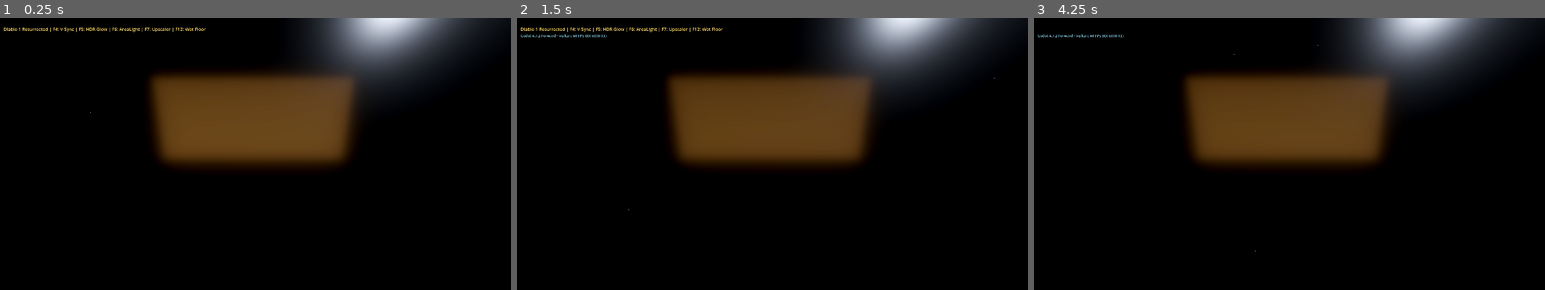
Above: before the commit, frames 1-3 (left to right).
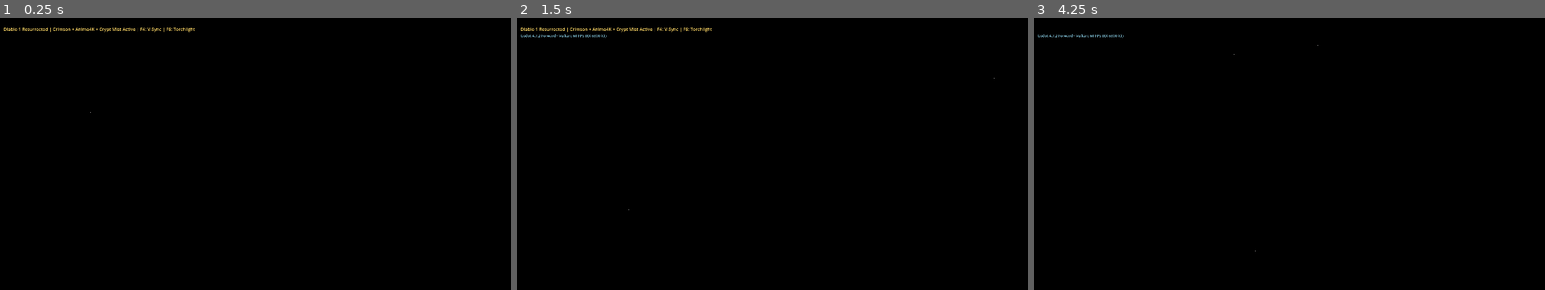
Above: after the commit, the same moments.

Repository: banyartibi/Diablo1Resurrected
Game: Godot game, scene res://scenes/main_3d.tscn
Two runs of this game, one before a commit and one after it. Both use one fixed random seed, a clock stepped at 60 frames per second and the inputs below.
Inputs (mouse positions are in pixels of both pictures, inside the frame that each line leads up to):
- Up to frame 1 (0.25 s): no input
- Up to frame 2 (1.5 s): tap Enter at 0.5, 0.6 s; move the mouse to (884, 148) at 0.52 s; hold Right 0.53-1.28 s; click (884, 148) at 0.67 s; tap Space at 0.77, 1.25 s; move the mouse to (665, 178) at 1.27 s; hold Down from 1.28 s (still down); tap Tab at 1.35 s
- Up to frame 3 (4.25 s): tap Space at 1.52, 2.75, 3.02, 3.77 s; tap Enter at 2, 3.5 s; move the mouse to (1340, 99) at 2.02 s; release Down at 2.03 s; hold Right 2.03-2.78 s; tap Backspace at 2.1 s; move the mouse to (1263, 222) at 2.77 s; hold Up 2.78-3.53 s; tap 0 at 2.85 s; click (1263, 222) at 2.92 s; move the mouse to (1442, 205) at 3.52 s; hold A from 3.53 s (still down); tap 9 at 3.6 s

The runs differ from the first frame. In frame 1, 21% of the frame differs, in the area x 10-98%, y 0-56%; in frame 2, 21%; in frame 3, 21%.

Commit message:
Fix lighting: eliminate ugly AreaLight orange rectangle, remove top-right white glare, set Anime4K Ultra Thin Lines and Hellish Crimson as defaults, tone down wet cobblestone specular

Diff:
--- a/godot_d1_3d/scenes/main_3d.tscn
+++ b/godot_d1_3d/scenes/main_3d.tscn
@@ -68,11 +68,21 @@
 material_override = SubResource("ShaderMaterial_d1")
 mesh = SubResource("QuadMesh_d1")
 
-[node name="GothicMoonLight" type="DirectionalLight3D" parent="."]
-transform = Transform3D(0.866, -0.25, 0.433, 0, 0.866, 0.5, -0.5, -0.433, 0.75, 0, 2, 5)
-light_color = Color(0.85, 0.90, 1.0, 1)
-light_energy = 0.20
+[node name="GothicAmbientLight" type="DirectionalLight3D" parent="."]
+transform = Transform3D(1, 0, 0, 0, 0.866025, 0.5, 0, -0.5, 0.866025, 0, 3, 6)
+light_color = Color(0.92, 0.70, 0.45, 1)
+light_energy = 0.08
+light_specular = 0.0
 shadow_enabled = false
+
+[node name="HeroTorchLight" type="OmniLight3D" parent="."]
+transform = Transform3D(1, 0, 0, 0, 1, 0, 0, 0, 1, 0, 0, 2.8)
+light_color = Color(1.0, 0.74, 0.40, 1)
+light_energy = 0.60
+light_specular = 0.15
+omni_range = 9.5
+omni_attenuation = 1.8
+
 
 [node name="DungeonEmbers3D" type="GPUParticles3D" parent="."]
 transform = Transform3D(1, 0, 0, 0, 1, 0, 0, 0, 1, 0, 0, 0.5)
--- a/godot_d1_3d/scripts/bridge_receiver.gd
+++ b/godot_d1_3d/scripts/bridge_receiver.gd
@@ -18,12 +18,12 @@
 var vsync_enabled: bool = true          # Default: ON (Smooth 144Hz Monitor Sync)
 var show_fps: bool = true               # Default: ON (Immediate performance readout)
 var current_fog_mode: int = 1           # Default: 1 = Crypt Mist (Subtle Dungeon Atmosphere)
-var current_color_profile: int = 0      # Default: 0 = Vanilla (1996 Classic, HUD bypassed)
-var current_upscaler_mode: int = 0      # Default: 0 = AMD FidelityFX CAS
+var current_color_profile: int = 2      # Default: 2 = Hellish Crimson (Warm Blood-Amber, HUD bypassed)
+var current_upscaler_mode: int = 2      # Default: 2 = Anime4K Ultra Thin Lines & Vector Contours
 var current_relief_mode: int = 3        # Default: 3 = Deep 3D Embossed Contour & Normal Relief
 var engine_torches: bool = true         # Default: ON (Comprehensive 3.5x HDR Glow & Fire)
-var area_light_mode: int = 1            # Default: 1 = Dungeon Ambience (0: OFF, 1: Ambience, 2: Hero Follow)
-var wet_floor: bool = true              # Default: ON (Wet Cobblestone PBR Reflections)
+var hero_light_enabled: bool = true     # Default: ON (Soft Natural Dungeon Torchlight, No Ugly Rectangles!)
+var wet_floor: bool = true              # Default: ON (Wet Cobblestone PBR Reflections, Soft Specular)
 var playfield_zoom: float = 1.0
 
 var current_zoom_step: int = 1          # Default: 1.5x (Balanced View)
@@ -35,29 +35,27 @@
 	"3.0x (Epikus Makró / Macro Close)"
 ]
 
-# Godot 4.7 AreaLight3D Node
-var area_light: AreaLight3D
 var player_target_pos: Vector2 = Vector2.ZERO
 
 var upscaler_names = [
-	"Upscaler [F7]: AMD FidelityFX CAS Super-Resolution (Default)",
+	"Upscaler [F7]: AMD FidelityFX CAS Super-Resolution",
 	"Upscaler [F7]: Anime4K / Neural Spatial CNN (Edge Reconstruction)",
-	"Upscaler [F7]: Anime4K Ultra Thin Lines & Vector Contours",
+	"Upscaler [F7]: Anime4K Ultra Thin Lines & Vector Contours (Default)",
 	"Upscaler [F7]: 8K Catmull-Rom Bicubic Spline (Continuous Curves)",
 	"Upscaler [F7]: Native 1:1 Direct Retro Pixel-Art"
 ]
 
 var color_names = [
 	"Vanilla (1996 Classic 32-bit - HUD Untouched)",
-	"Dark Gothic (Refined OLED Deep Shadow)",
-	"Hellish Crimson (Warm Blood-Amber)",
+	"Dark Gothic (Refined Gentle OLED Shadow)",
+	"Hellish Crimson (Warm Blood-Amber - Default)",
 	"Crypt Cyan (Gothic Cold Chill)",
 	"Desaturated Noir (Grimdark Film)"
 ]
 
 var fog_names = [
 	"Atmospheric Fog: OFF",
-	"Atmospheric Fog: Crypt Mist (Subtle Dungeon Pára)",
+	"Atmospheric Fog: Crypt Mist (Subtle Dungeon Pára - Default)",
 	"Atmospheric Fog: Dense Drift (Hellfire Smoke)"
 ]
 
@@ -69,12 +67,6 @@
 	"3D Surface Relief [F11]: Mode 4 (Extreme Sculpted 3D Relief)"
 ]
 
-var area_light_names = [
-	"Godot 4.7 AreaLight3D [F6]: DISABLED",
-	"Godot 4.7 AreaLight3D [F6]: Dungeon Ambience (Broad Soft Light Shafts)",
-	"Godot 4.7 AreaLight3D [F6]: Dynamic Hero Tracking (Light Follows Player)"
-]
-
 var osd_label: Label
 var osd_timer: float = 0.0
 var fps_label: Label
@@ -86,6 +78,9 @@
 	DisplayServer.window_set_mode(DisplayServer.WINDOW_MODE_FULLSCREEN)
 	DisplayServer.window_move_to_foreground()
 	DisplayServer.window_set_vsync_mode(DisplayServer.VSYNC_ENABLED if vsync_enabled else DisplayServer.VSYNC_DISABLED)
+
+	if not hero_light:
+		hero_light = get_node_or_null("HeroTorchLight")
 
 	# Solid Flat 2D Viewport setup (pure clean fullscreen)
 	if mesh_instance:
@@ -101,12 +96,12 @@
 		camera.rotation_degrees = Vector3.ZERO
 
 	setup_osd()
-	setup_area_light()
 	apply_upscaler_mode()
 	update_fog_mode()
-
-	show_osd("Diablo 1 Resurrected | F4: V-Sync | F5: HDR Glow | F6: AreaLight | F7: Upscaler | F12: Wet Floor", 4.0)
-	print("[Godot-D1 Bridge] Receiver initialized with user defaults. CAS, Crypt Mist, Deep 3D & VSync active.")
+	update_torch_light()
+
+	show_osd("Diablo 1 Resurrected | Crimson + Anime4K + Crypt Mist Active | F4: V-Sync | F6: Torchlight", 4.0)
+	print("[Godot-D1 Bridge] Receiver initialized with user defaults. Anime4K, Crimson, Crypt Mist & Deep 3D active.")
 
 func setup_osd():
 	var canvas = CanvasLayer.new()
@@ -130,30 +125,14 @@
 	fps_label.visible = show_fps
 	canvas.add_child(fps_label)
 
-func setup_area_light():
-	area_light = AreaLight3D.new()
-	area_light.name = "GothicAreaLight"
-	area_light.light_color = Color(1.0, 0.72, 0.38, 1.0) # Warm gothic amber/torchlight
-	area_light.light_energy = 1.35
-	area_light.light_volumetric_fog_energy = 0.90 # Illuminates the dense smoke with soft rectangular beam!
-	area_light.area_size = Vector2(8.0, 3.5)
-	area_light.area_range = 14.0
-	area_light.position = Vector3(0.0, 1.8, 3.2)
-	area_light.rotation_degrees = Vector3(-25.0, 0.0, 0.0)
-	add_child(area_light)
-	update_area_light_mode()
-
-func update_area_light_mode():
-	if not area_light: return
-	if area_light_mode == 0:
-		area_light.visible = false
-	elif area_light_mode == 1:
-		area_light.visible = true
-		area_light.position = Vector3(0.0, 1.8, 3.2)
-		area_light.area_size = Vector2(8.0, 3.5)
-	elif area_light_mode == 2:
-		area_light.visible = true
-		area_light.area_size = Vector2(4.5, 3.0)
+func update_torch_light():
+	if hero_light:
+		hero_light.visible = hero_light_enabled
+		hero_light.light_color = Color(1.0, 0.74, 0.40, 1.0) # Warm gothic amber
+		hero_light.light_energy = 0.55
+		hero_light.light_specular = 0.12 # Soft natural glint, no blinding white hotspot
+		hero_light.omni_range = 9.5
+		hero_light.omni_attenuation = 1.8
 
 func show_osd(text: String, duration: float = 2.5):
 	if osd_label:
@@ -201,12 +180,12 @@
 	if not vp: return
 
 	if current_upscaler_mode == 0:
-		# AMD FidelityFX CAS Super-Resolution (Default)
+		# AMD FidelityFX CAS Super-Resolution
 		vp.scaling_3d_mode = Viewport.SCALING_3D_MODE_FSR
 		vp.scaling_3d_scale = 1.0
 		vp.fsr_sharpness = 1.2
 	elif current_upscaler_mode in [1, 2]:
-		# Anime4K Neural Edge / Thin Lines
+		# Anime4K Neural Edge / Ultra Thin Lines (Default)
 		vp.scaling_3d_mode = Viewport.SCALING_3D_MODE_BILINEAR
 		vp.scaling_3d_scale = 1.0
 	elif current_upscaler_mode == 3:
@@ -253,13 +232,12 @@
 	frame_counter += 1
 	fps_timer += delta
 
-	if area_light and area_light_mode > 0:
-		var flicker = 1.30 + 0.14 * sin(time_accum * 4.5) * cos(time_accum * 2.2)
-		area_light.light_energy = flicker
-		if area_light_mode == 2:
-			# Dynamic hero tracking: smoothly lerp towards player target position
-			var target_3d = Vector3(player_target_pos.x, player_target_pos.y + 0.8, 3.0)
-			area_light.position = area_light.position.lerp(target_3d, delta * 4.0)
+	if hero_light and hero_light_enabled:
+		# Organic soft torch breathing flicker
+		var flicker = 0.55 + 0.08 * sin(time_accum * 4.8) * cos(time_accum * 2.3)
+		hero_light.light_energy = flicker
+		# Keep light gently centered on the playfield
+		hero_light.position = Vector3(0.0, 0.3, 2.8)
 
 	if fps_timer >= 1.0:
 		current_fps = frame_counter
@@ -305,7 +283,6 @@
 	var _zoom_mode = file.get_32()
 	var _torch_count = file.get_32()
 
-	# Update player target coordinate in 3D world space
 	if px > 0.0 or py > 0.0:
 		player_target_pos = Vector2((px / 112.0 - 0.5) * 8.0, (py / 112.0 - 0.5) * -4.5)
 
@@ -359,9 +336,9 @@
 			show_osd("[F5] Engine 3D Torches & HDR Glow: " + ("ENABLED (3.5x HDR Bloom)" if engine_torches else "DISABLED"))
 			return
 		elif event.keycode == KEY_F6:
-			area_light_mode = (area_light_mode + 1) % area_light_names.size()
-			update_area_light_mode()
-			show_osd(area_light_names[area_light_mode])
+			hero_light_enabled = !hero_light_enabled
+			update_torch_light()
+			show_osd("[F6] Dungeon Soft Torchlight: " + ("ENABLED (Warm Candlelight)" if hero_light_enabled else "DISABLED"))
 			return
 		elif event.keycode == KEY_F7:
 			current_upscaler_mode = (current_upscaler_mode + 1) % upscaler_names.size()
@@ -465,7 +442,6 @@
 	if keycode == KEY_SHIFT: return 1073742049
 	if keycode == KEY_CTRL: return 1073742048
 	if keycode == KEY_ALT: return 1073742050
-	# Navigation & Arrow keys for menus and dialogs
 	if keycode == KEY_UP: return 1073741906
 	if keycode == KEY_DOWN: return 1073741905
 	if keycode == KEY_LEFT: return 1073741904
--- a/godot_d1_3d/shaders/d1_3d_material.gdshader
+++ b/godot_d1_3d/shaders/d1_3d_material.gdshader
@@ -3,8 +3,8 @@
 
 uniform sampler2D d1_texture : source_color, filter_linear_mipmap, hint_default_black;
 uniform float bump_strength : hint_range(0.0, 3.0) = 0.55;
-uniform int color_profile : hint_range(0, 4) = 0;   // 0: Vanilla (Default), 1: Dark Gothic OLED, 2: Hellish Crimson, 3: Crypt Cyan, 4: Noir
-uniform int upscaler_mode : hint_range(0, 4) = 0;   // 0: AMD FSR CAS (Default), 1: Anime4K Neural Edge, 2: Anime4K Thin Lines, 3: 8K Spline, 4: Native
+uniform int color_profile : hint_range(0, 4) = 2;   // 0: Vanilla, 1: Dark Gothic, 2: Hellish Crimson (Default), 3: Crypt Cyan, 4: Noir
+uniform int upscaler_mode : hint_range(0, 4) = 2;   // 0: AMD FSR CAS, 1: Anime4K Edge, 2: Anime4K Thin Lines (Default), 3: 8K Spline, 4: Native
 uniform int relief_mode : hint_range(0, 4) = 3;     // 0: Off, 1: Subtle, 2: Balanced, 3: Deep 3D (Default), 4: Extreme
 uniform float cas_sharpness : hint_range(0.0, 2.0) = 0.95;
 uniform float playfield_zoom : hint_range(1.0, 2.5) = 1.0; // Zooms playfield ONLY, HUD stays pinned!
@@ -157,19 +157,18 @@
     }
 
     if (profile == 1) {
-        // Dark Gothic (OLED) - Softened black point, deep contrast without crushing stone details
-        vec3 x = max(vec3(0.0), c - 0.002);
-        vec3 graded = (x * (5.5 * x + 0.45)) / (x * (5.5 * x + 1.5) + 0.05);
-        graded.r = pow(graded.r, 0.97) * 1.03;
-        graded.g = pow(graded.g, 1.01);
-        graded.b = pow(graded.b, 1.04) * 0.95;
+        // Dark Gothic (OLED) - Very gentle filmic curve, shadow details fully preserved
+        vec3 x = max(vec3(0.0), c - 0.001);
+        vec3 graded = (x * (4.2 * x + 0.35)) / (x * (4.2 * x + 1.2) + 0.04);
+        graded.r = pow(graded.r, 0.98) * 1.02;
+        graded.b = pow(graded.b, 1.02) * 0.97;
         return clamp(graded, 0.0, 1.0);
     } else if (profile == 2) {
-        // Hellish Crimson - Softened, atmospheric warm blood-amber instead of red cellophane
+        // Hellish Crimson (Default) - Warm, rich, dark dungeon ambiance
         vec3 graded = c;
         graded.r = pow(graded.r, 0.94) * 1.06;
-        graded.g = pow(graded.g, 1.06) * 0.92;
-        graded.b = pow(graded.b, 1.10) * 0.86;
+        graded.g = pow(graded.g, 1.04) * 0.94;
+        graded.b = pow(graded.b, 1.08) * 0.88;
         return clamp(graded, 0.0, 1.0);
     } else if (profile == 3) {
         // Crypt Cyan - Muted eerie chill, subtle cool tint
@@ -276,15 +275,15 @@
         NORMAL = (VIEW_MATRIX * vec4(normal_tangent, 0.0)).xyz;
     }
 
-    // Wet Cobblestone PBR Specular & Roughness
+    // Wet Cobblestone PBR Specular & Roughness (Gentle, natural damp stone gloss)
     if (wet_floor && sample_uv.y < hud_boundary) {
-        float edge_val = clamp(length(vec2(gx, gy)) * 1.8, 0.0, 1.0);
-        // Crevices collect water, stone surfaces glint with soft PBR specular
-        ROUGHNESS = mix(0.20, 0.52, edge_val);
-        SPECULAR = mix(0.60, 0.32, edge_val);
+        float edge_val = clamp(length(vec2(gx, gy)) * 1.5, 0.0, 1.0);
+        // Natural damp cobblestone: soft specular gloss in crevices, no mirror reflection
+        ROUGHNESS = mix(0.45, 0.78, edge_val);
+        SPECULAR = mix(0.18, 0.05, edge_val);
     } else {
-        ROUGHNESS = 0.80;
-        SPECULAR = 0.15;
+        ROUGHNESS = 0.88;
+        SPECULAR = 0.02;
     }
 
     METALLIC = 0.0;
